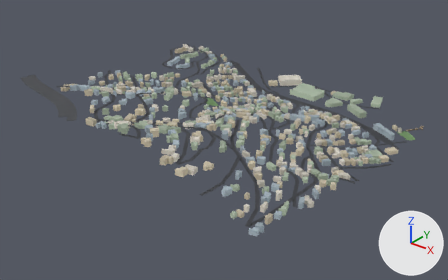
An edit to the glTF model public/tiles/tile_3_1.glb, drawn before and after from the same camera.
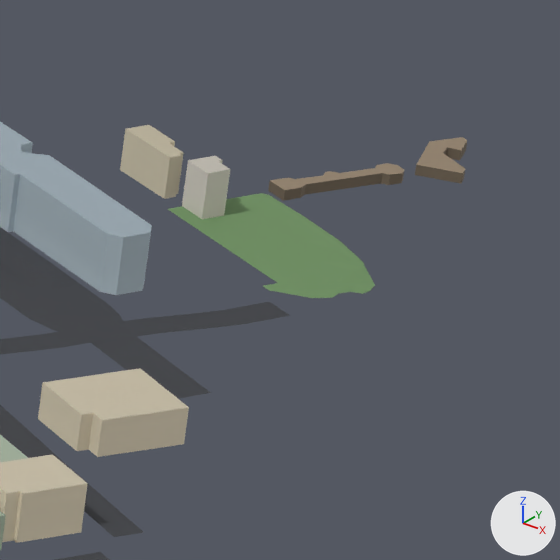
The first picture shows the older version from a 50 mm lens placed at (-3479.0, 6600.0, 654.0), pointed at (-4334.0, 7669.0, -9.0). The close-ups show the older and then the newer version on the part from 85% to 96% of the width and 40% to 59% of the height of that picture. Only the edits that show in the close-ups are written down. Lighting does not change. The marker at lower right points along +X, +Y and +Z. Where no turn or scale is listed for an object, it has been applied to the vertices. Vertices at exactly the same position are counted once.

In view in the first close-up: 'bld_3_1', 'grn_3_1', 'road_3_1'.
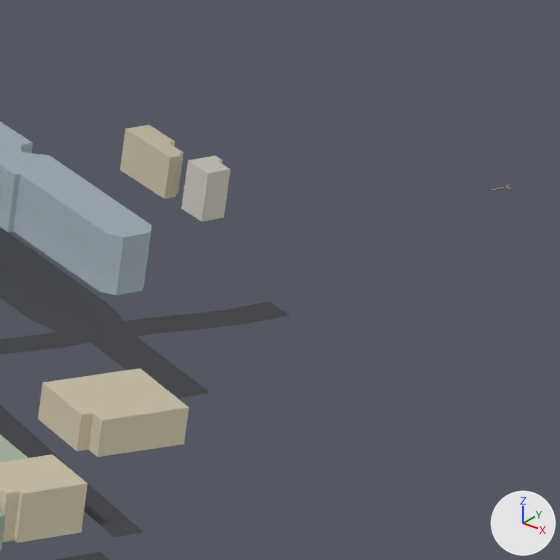
Changed parts and their boxes [x1, y1, x2, y2] in the close-ups (560 x 560 px; the box of a moved part takes in the faces that stretch with it):
'grn_3_1', reshaped, moved, rescaled: before [168, 137, 467, 298]; after [491, 185, 511, 191]
part 1 of me_grn_3_1, deleted (green): before [168, 193, 375, 298]
part 2 of me_grn_3_1, moved or reshaped: before [268, 137, 467, 201]; after [491, 185, 511, 191]

The change, as a list of edits to the scene's bpy script:
```text
Change me_grn_3_1:
    used by ob_grn_3_1; location = (-4223.1, 7878.4, 21.0); scale = (262.0, 262.0, 262.0)
    remove me_grn_3_1.from_pydata(...)  # 137 vertices, 207 faces; spans x -1.0..1.0, y -0.56..0.56, z -0.08..0.08
    add me_grn_3_1.from_pydata(...)  # 64 vertices, 92 faces; spans x 0.84..0.97, y 0.36..0.56, z -0.08..-0.07
    me_grn_3_1 part 1: the loose piece of 39 vertices spanning x 0.8..1.0, y 0.17..0.35, z -0.07 is deleted
    me_grn_3_1 part 2
    62 faces are deleted
    8 vertices move within x 0.87..0.94, y 0.38..0.56, z -0.08..-0.07
    62 new faces join them
    other edits to the shape of me_grn_3_1 do not show in these pictures
Change ob_grn_3_1:
    ob_grn_3_1.location: (-4223.1, 7878.4, 21.0) -> (-3985.8, 7999.5, 2.3)
    ob_grn_3_1.scale: (262.0, 262.0, 262.0) -> (26.5, 26.5, 26.5)
```
